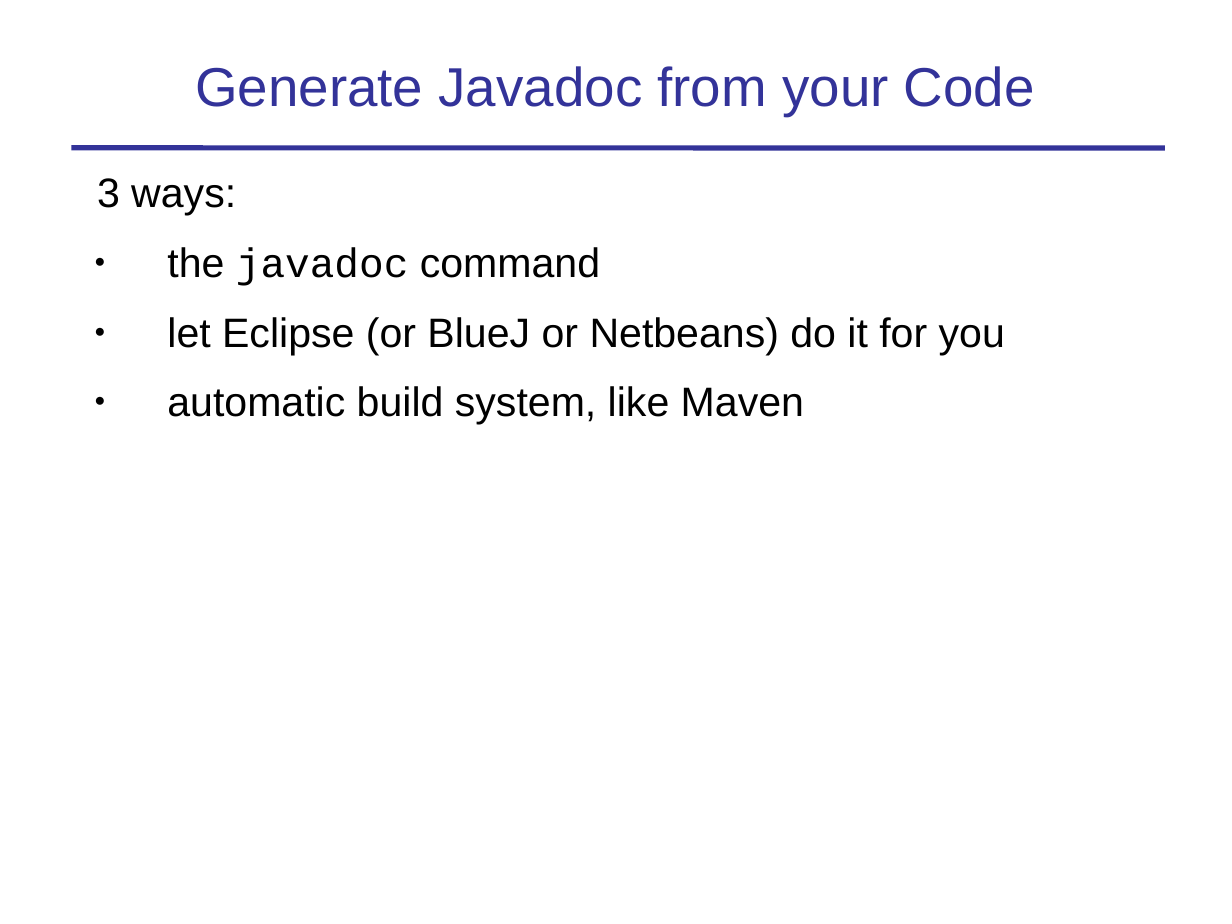
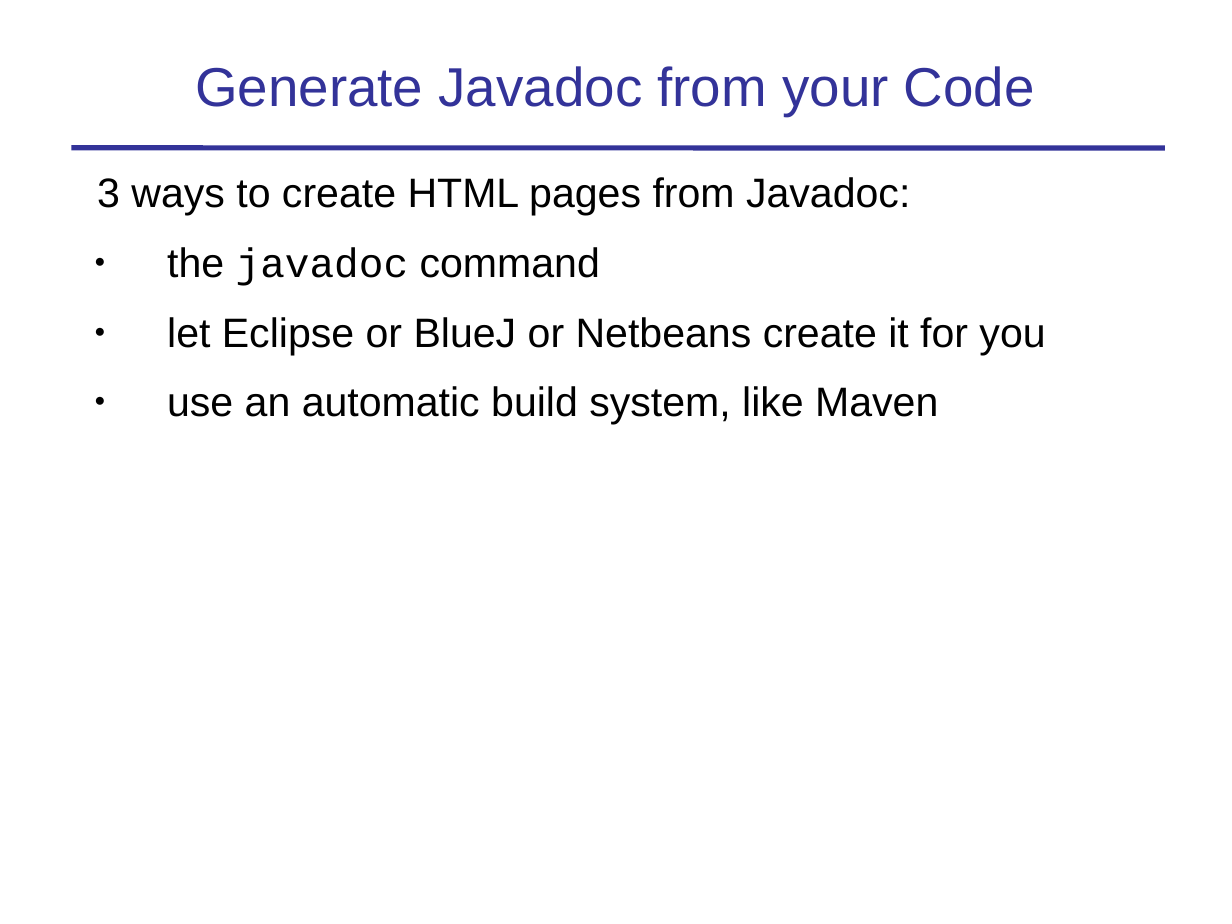
Before and after one commit to skeoop/skeoop.github.io, a slide deck: slide 12 of intro/Coding-Standard-and-Javadoc.ppt. Drawn at 1232x924 pixels with LibreOffice and Linux fonts; fonts in the diff are those of the drawing. Boxes give left, top, right and bottom in pixels: in the first picture for what was removed or moved away, otherwise in the second. Text is boxed around its words. In the diff, an @@ line names an element or a change of style, - is before the commit and + after.

```diff
--- a/intro/Coding-Standard-and-Javadoc.ppt
+++ b/intro/Coding-Standard-and-Javadoc.ppt
@@ text at box(97, 177, 910, 215): text changed @@
-3 ways:
+3 ways to create HTML pages from Javadoc:
@@ text at box(167, 317, 1045, 425): text changed @@
-● let Eclipse (or BlueJ or Netbeans) do it for you
-● automatic build system, like Maven
+● let Eclipse or BlueJ or Netbeans create it for you
+● use an automatic build system, like Maven
```
Also in this commit, not shown: 8 other slides changed, 3 slides added, 12 other files.
